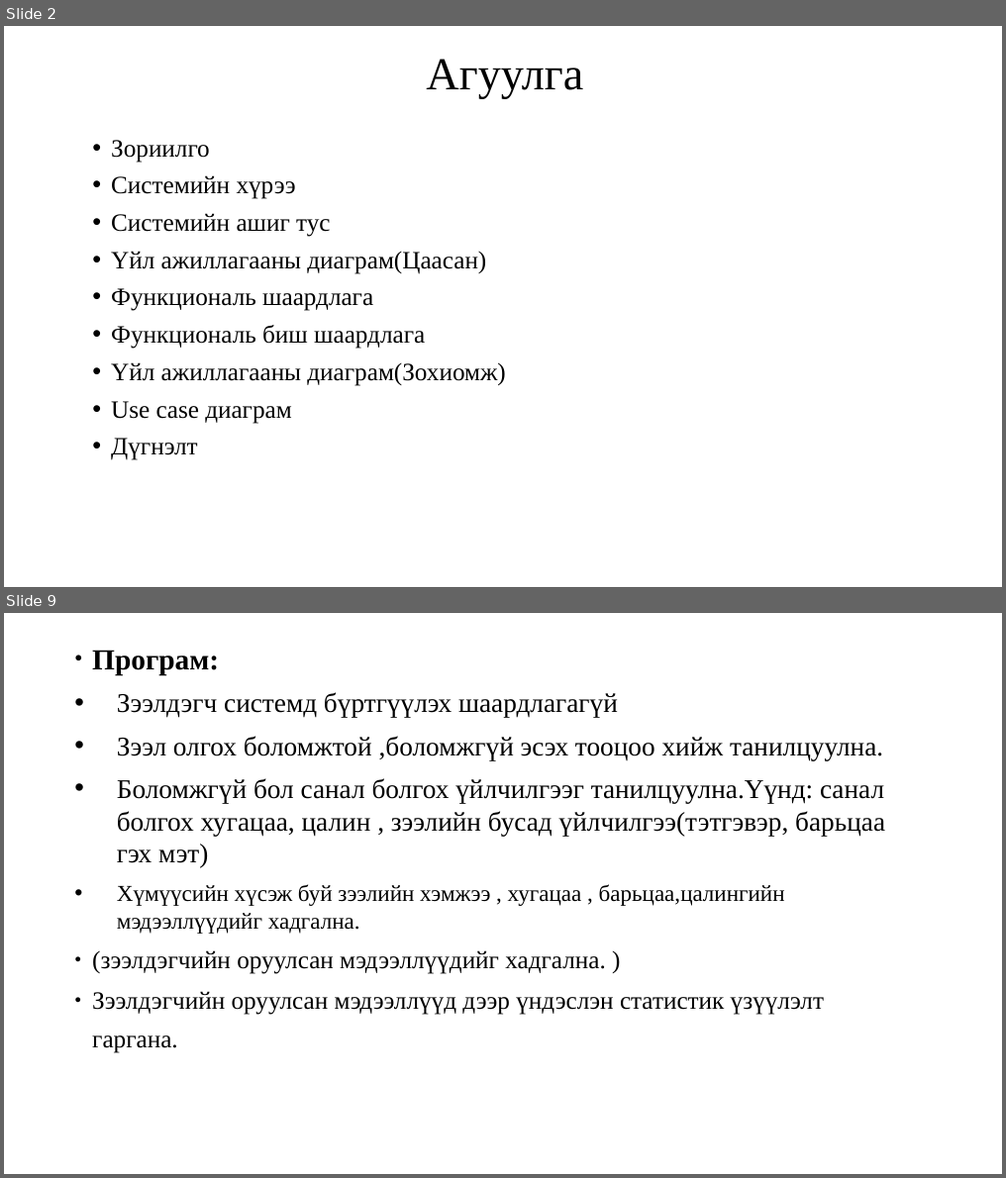
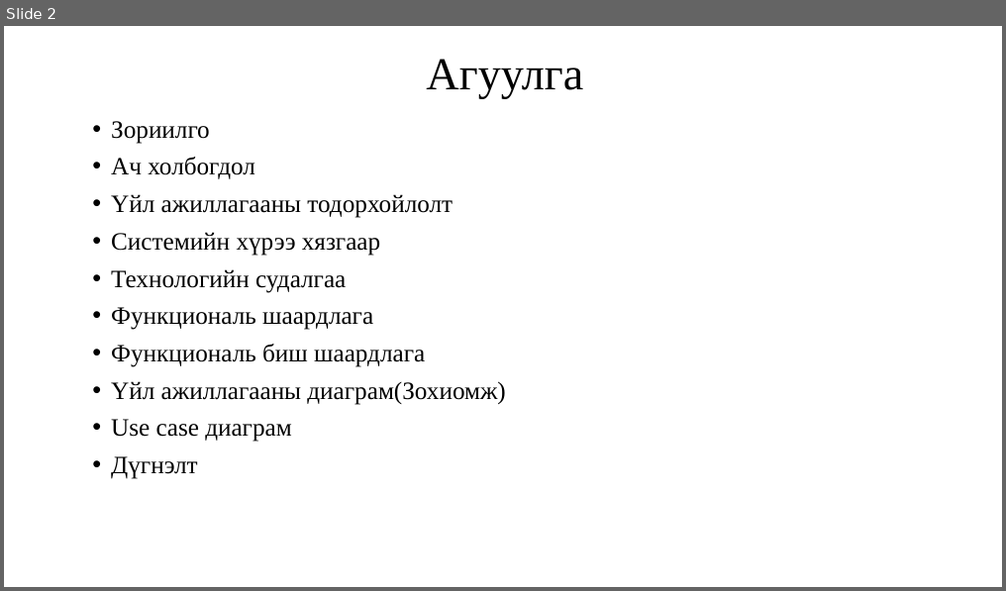
Before and after one commit to Munkhtuvshin/lat, a slide deck: diplom.odp. Shown one above the other, each under a label of ours: slides 2 and 9 before the commit, slide 2 after it; the slides between them are not shown. The pictures are 1006x1178 and 1006x591 pixels, drawn with LibreOffice and Linux fonts; fonts in the diff are those of the drawing. Boxes give left, top, right and bottom in pixels: in the first picture for what was removed or moved away, otherwise in the second. Text is boxed around its words. In the diff, an @@ line names an element or a change of style, - is before the commit and + after.

```diff
--- a/diplom.odp
+++ b/diplom.odp
@@ slide 9 removed at (4,613,1002,1174), background #FFFFFF @@
@@ text removed at (92,650,885,1015) @@
-● Програм:
-• Зээлдэгч системд бүртгүүлэх шаардлагагүй
-• Зээл олгох боломжтой ,боломжгүй эсэх тооцоо хийж танилцуулна.
-• Боломжгүй бол санал болгох үйлчилгээг танилцуулна.Үүнд: санал болгох хугацаа, цалин , зээлийн бусад үйлчилгээ(тэтгэвэр, барьцаа гэх мэт)
-• Хүмүүсийн хүсэж буй зээлийн хэмжээ , хугацаа , барьцаа,цалингийн мэдээллүүдийг хадгална.
-● (зээлдэгчийн оруулсан мэдээллүүдийг хадгална. )
-● Зээлдэгчийн оруулсан мэдээллүүд дээр үндэслэн статистик үзүүлэлт гаргана.
@@ slide 2 changed as well @@
@@ text at (111,157,452,293): text changed @@
-• Системийн хүрээ
-• Системийн ашиг тус
-• Үйл ажиллагааны диаграм(Цаасан)
+• Ач холбогдол
+• Үйл ажиллагааны тодорхойлолт
+• Системийн хүрээ хязгаар
+• Технологийн судалгаа
```
Also in this commit, not shown: 2 other slides changed, 10 slides added, 22 other slides removed, 11 other files.
